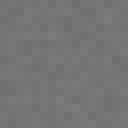
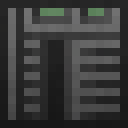
Two versions of the same layered image (128px x 128px). Layer-by-layer changes:
showed "border" (1st of 2, in "effects") over [0, 0, 128, 128]
showed "gradient Kopie" over [0, 0, 128, 128]
hid group "Cable" (2 layers) over [0, 0, 128, 128]
painted on "front new" over [40, 8, 112, 24]
hid "back_on new" over [0, 0, 128, 128]
